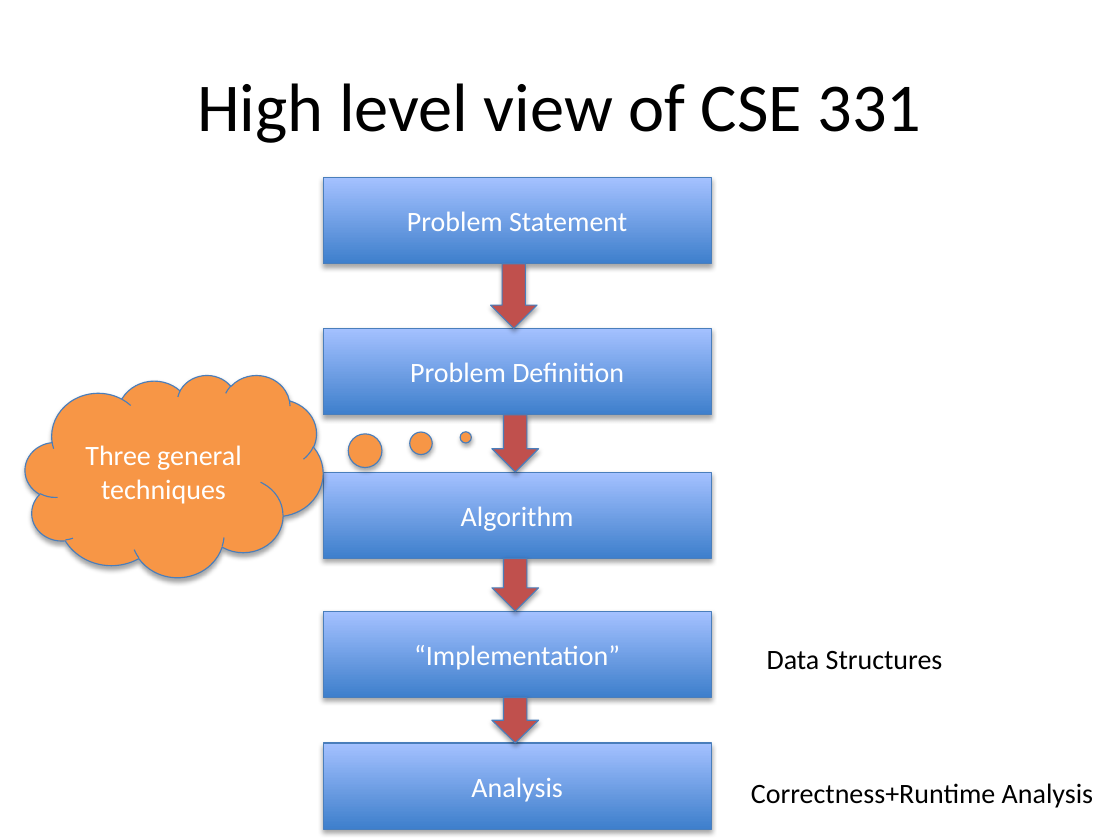
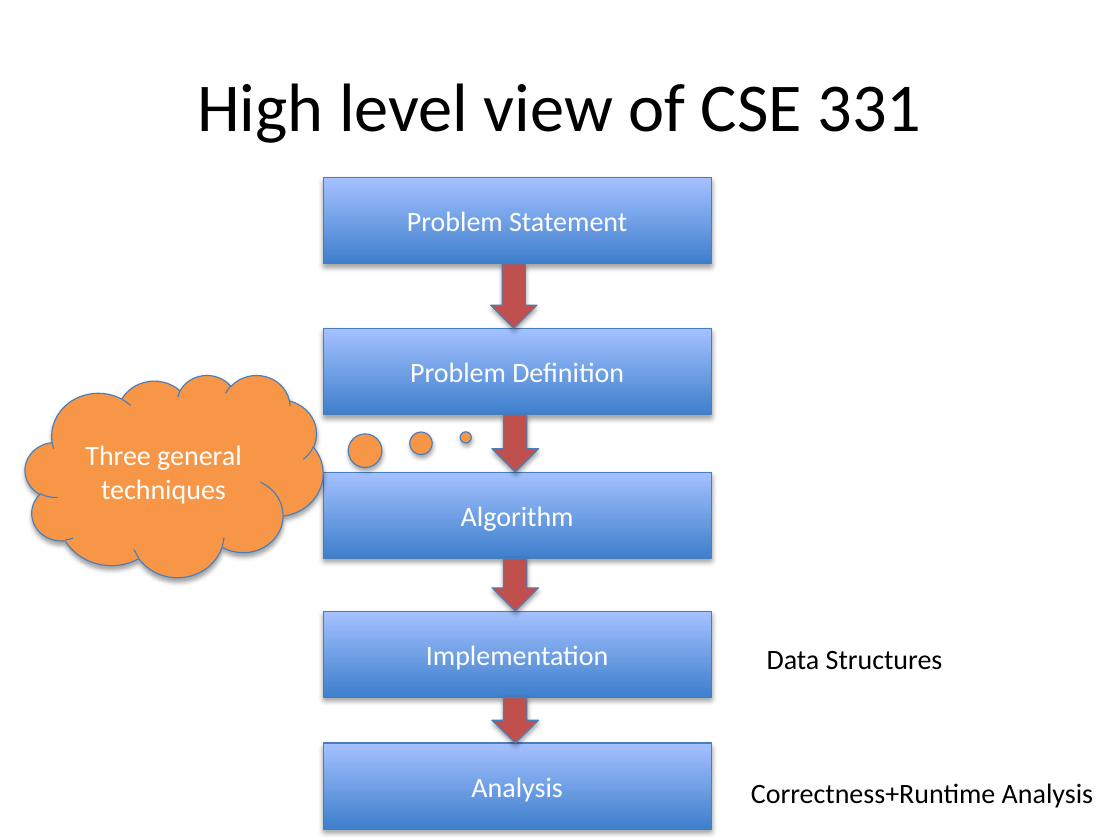
Before and after one commit to jessehartloff/Education, a slide deck: slide 2 of content/u18/cse331/media/slides/weighted_intervals.pptx. Drawn at 1120x840 pixels with LibreOffice and Linux fonts; fonts in the diff are those of the drawing. Boxes give left, top, right and bottom in pixels: in the first picture for what was removed or moved away, otherwise in the second. Text is boxed around its words. In the diff, an @@ line names an element or a change of style, - is before the commit and + after.

```diff
--- a/content/u18/cse331/media/slides/weighted_intervals.pptx
+++ b/content/u18/cse331/media/slides/weighted_intervals.pptx
@@ text in rectangle at <box>426,645,608,670</box>: text changed @@
-“Implementation”
+Implementation
```
Also in this commit, not shown: 3 other slides changed, 1 slide added, 1 slide removed.
